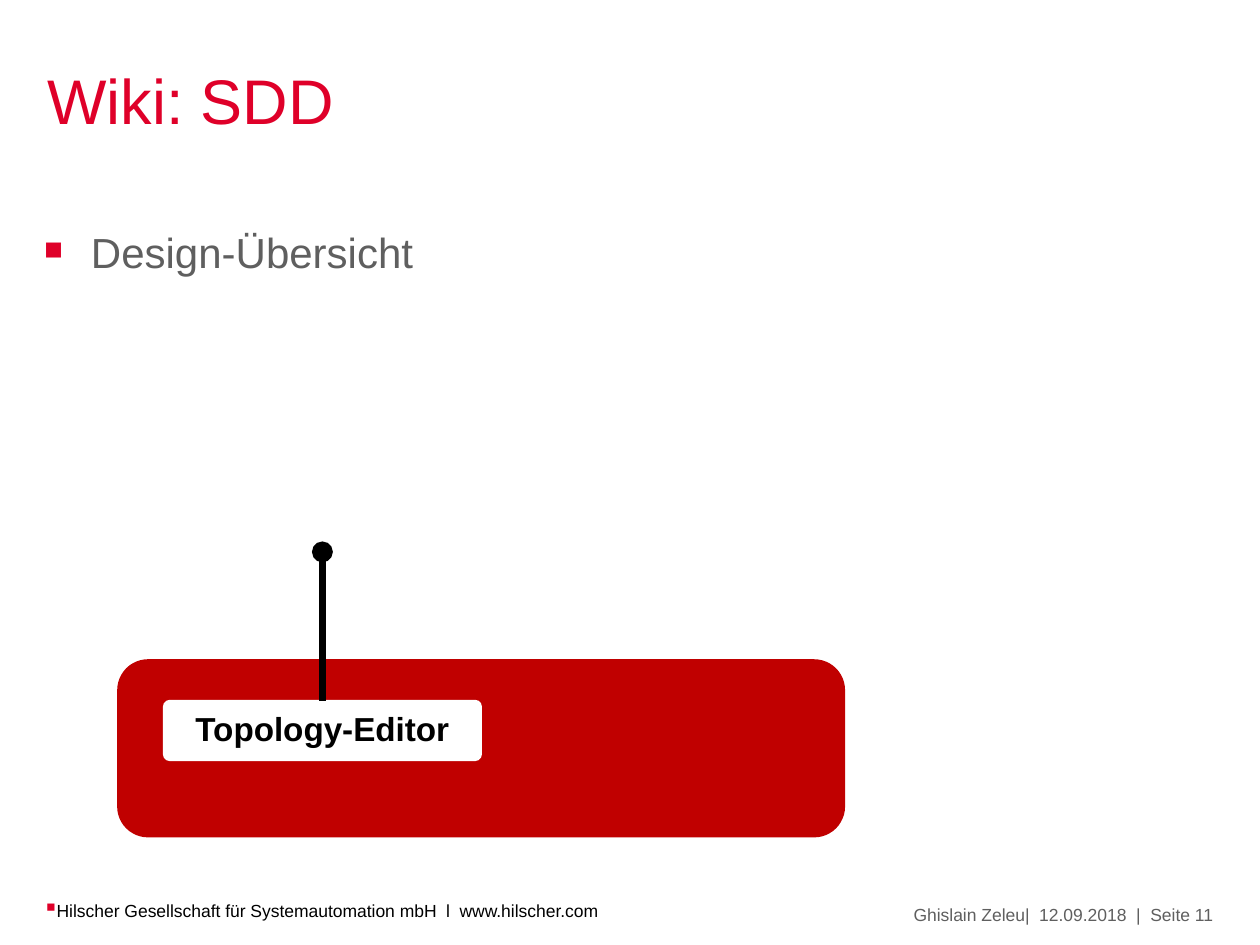
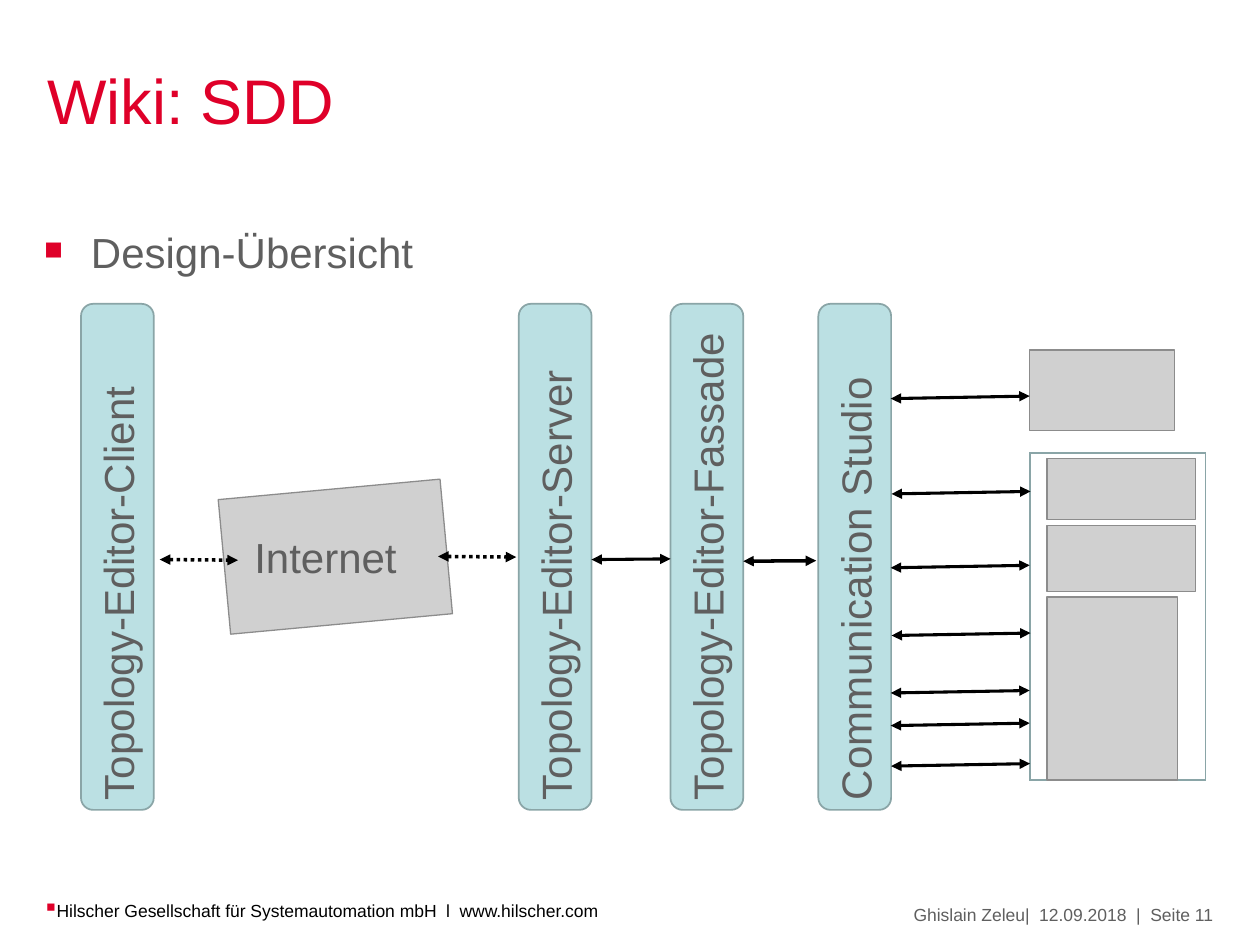
Before and after one commit to Ghislain1/zoe-fb-app, a slide deck: slide 11 of Topology-Editor.pptx. Drawn at 1260x945 pixels with LibreOffice and Linux fonts; fonts in the diff are those of the drawing; grey boxes stand for pictures; background and template pictures are left out. Boxes give left, top, right and bottom in pixels: in the first picture for what was removed or moved away, otherwise in the second. Text is boxed around its words. In the diff, an @@ line names an element or a change of style, - is before the commit and + after.

```diff
--- a/Topology-Editor.pptx
+++ b/Topology-Editor.pptx
@@ rounded rectangle added at (x1=81, y1=304, x2=154, y2=810), fill #BBE0E3, outline #8AA6A8 1 pt, 24 pt, text #5F5F5F @@
+Topology-Editor-Client
@@ rounded rectangle added at (x1=519, y1=304, x2=592, y2=810), fill #BBE0E3, outline #8AA6A8 1 pt, 24 pt, text #5F5F5F @@
+Topology-Editor-Server
@@ rounded rectangle added at (x1=670, y1=304, x2=743, y2=810), fill #BBE0E3, outline #8AA6A8 1 pt, 24 pt, text #5F5F5F @@
+Topology-Editor-Fassade
@@ rounded rectangle added at (x1=819, y1=304, x2=892, y2=810), fill #BBE0E3, outline #8AA6A8 1 pt, 24 pt, text #5F5F5F @@
+Communication Studio
@@ picture added at (x1=1029, y1=350, x2=1174, y2=431) @@
@@ double arrow added from (891, 398) to (1029, 396), #000000 1.75 pt @@
@@ picture added at (x1=219, y1=479, x2=453, y2=634) @@
@@ rectangle added at (x1=1029, y1=452, x2=1206, y2=780), outline #8AA6A8 1 pt @@
@@ picture added at (x1=1047, y1=459, x2=1196, y2=519) @@
@@ double arrow added from (892, 494) to (1031, 491), #000000 1.75 pt @@
@@ picture added at (x1=1047, y1=525, x2=1196, y2=592) @@
@@ double arrow added from (160, 559) to (238, 561), #000000 2 pt dashed @@
@@ text added at (x1=254, y1=544, x2=396, y2=574), 24 pt, text #5F5F5F @@
+Internet
@@ arrow removed from (323, 701) to (323, 552) @@
@@ double arrow added from (438, 557) to (517, 557), #000000 2 pt dashed @@
@@ double arrow added from (591, 559) to (670, 559), #000000 1.75 pt @@
@@ double arrow added from (743, 561) to (816, 561), #000000 2 pt @@
@@ double arrow added from (891, 568) to (1029, 566), #000000 1.75 pt @@
@@ picture added at (x1=1047, y1=597, x2=1178, y2=780) @@
@@ double arrow added from (892, 635) to (1031, 633), #000000 1.75 pt @@
@@ rounded rectangle removed at (x1=118, y1=662, x2=843, y2=837) @@
@@ rounded rectangle removed at (x1=164, y1=701, x2=481, y2=760) @@
@@ text removed at (x1=195, y1=717, x2=449, y2=747) @@
-Topology-Editor
@@ double arrow added from (891, 693) to (1029, 690), #000000 1.75 pt @@
@@ double arrow added from (891, 726) to (1029, 723), #000000 1.75 pt @@
@@ double arrow added from (891, 766) to (1031, 764), #000000 1.75 pt @@
```
Also in this commit, not shown: 7 other slides changed, 1 slide added.
